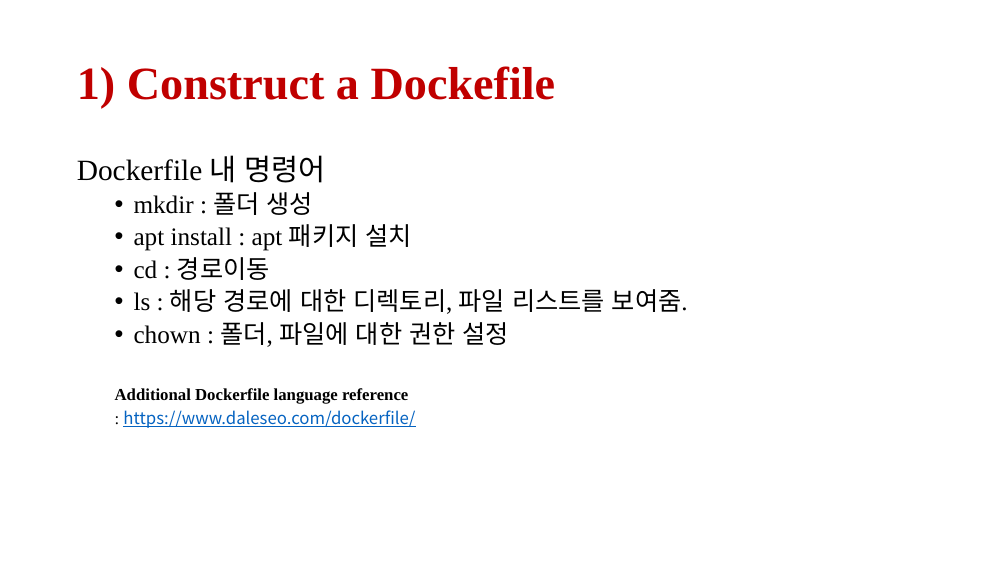
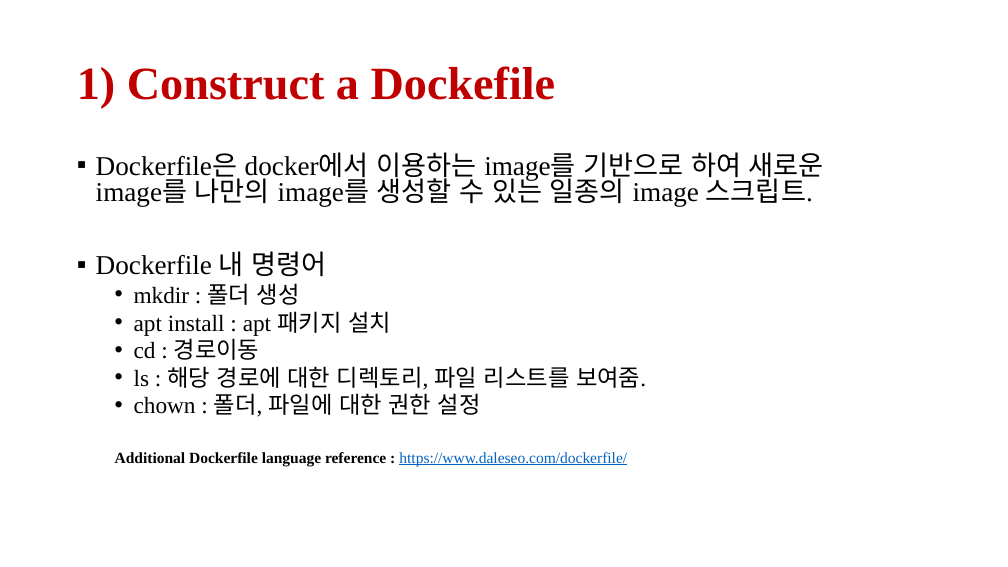
Before and after one commit to dr-you-group/Yonsei-Docker, a slide deck: slide 7 of docker_tutorial.pptx. Drawn at 1008x567 pixels with LibreOffice and Linux fonts; fonts in the diff are those of the drawing. Boxes give left, top, right and bottom in pixels: in the first picture for what was removed or moved away, otherwise in the second. Text is boxed around its words. In the diff, an @@ line names an element or a change of style, - is before the commit and + after.

Commit message:
update

```diff
--- a/docker_tutorial.pptx
+++ b/docker_tutorial.pptx
@@ text at bbox=[96, 152, 824, 206]: paragraph added @@
+▪ Dockerfile은 docker에서 이용하는 image를 기반으로 하여 새로운 image를 나만의 image를 생성할 수 있는 일종의 image 스크립트.
@@ text at bbox=[96, 251, 646, 417]: size 28 to 25.9 pt in "Dockerfile 내 명령어"; size 24 to 22.2 pt in "mkdir : 폴더 생성", "apt install : apt 패키지 설치", "cd : 경로이동", "ls : 해당 경로에 대한 디렉토리, 파일 ..." and 1 more places; bullet none to ▪; line spacing 0.9 to 0.8 @@
@@ text at bbox=[115, 452, 627, 466]: text changed; size 16 to 14.8 pt @@
-  Additional Dockerfile language reference
-  : https://www.daleseo.com/dockerfile/
+  Additional Dockerfile language reference : https://www.daleseo.com/dockerfile/
```
Also in this commit, not shown: 3 other slides changed.
